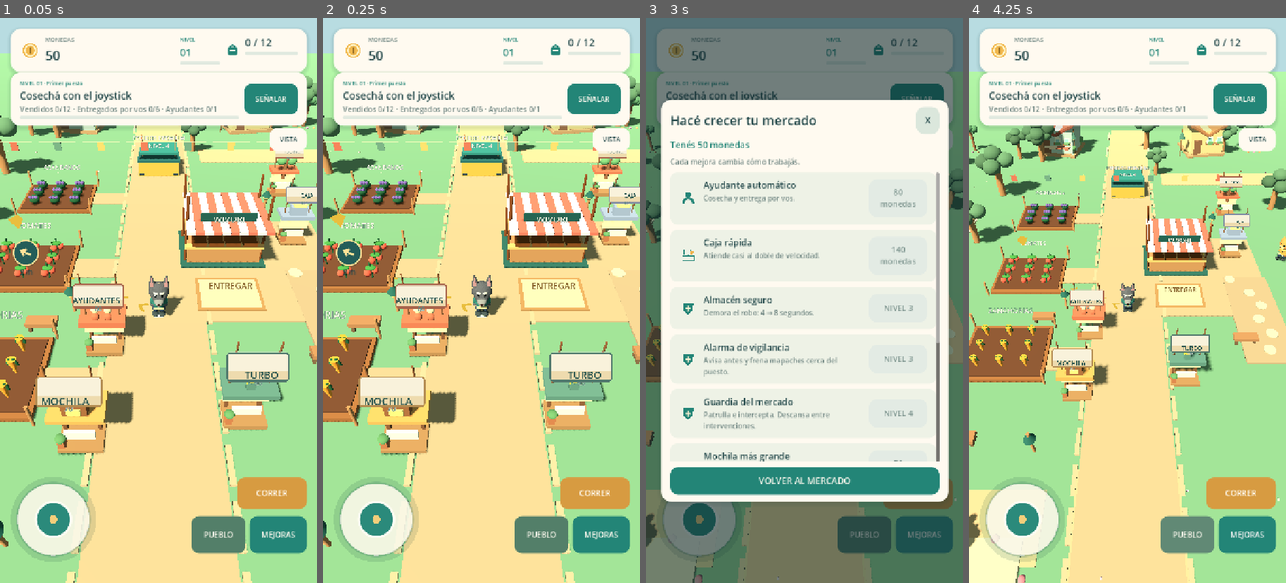
Above: before the commit, frames 1-4 (left to right).
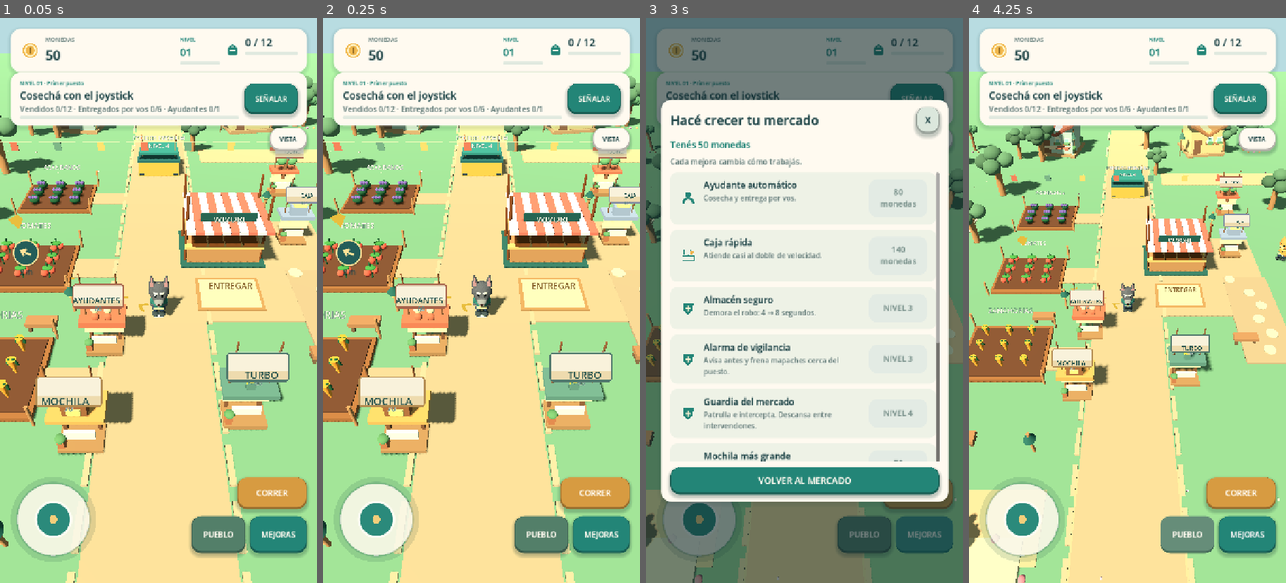
Above: after the commit, the same moments.

Repository: alejandropemamartinez-crypto/WivoriTrails
Game: Godot game, scene res://Main.tscn
The game is run twice, just before and just after one commit, with the same random seed, the same clock (stepped at 60 frames per second) and the same inputs.
Inputs:
- Up to frame 1 (0.05 s): no input
- Up to frame 2 (0.25 s): no input
- Up to frame 3 (3 s): click "SEÑALAR" at 0.5 s; click "VISTA" at 1.25 s; click "CORRER" at 2 s; click "MEJORAS" at 2.75 s
- Up to frame 4 (4.25 s): click "PUEBLO" at 3.5 s

The runs differ from the first frame. In frame 1, 2.5% of the frame differs, in the area x 6-98%, y 3-96%; in frame 2, 2.5%; in frame 3, 4.8%, in the area x 6-97%, y 3-95%; in frame 4, 2.2%.

Commit message:
Connect animated frightened rabbit raid alert and polished raised mobile UI buttons/fonts

Diff:
--- a/scripts/hud.gd
+++ b/scripts/hud.gd
@@ -2,6 +2,7 @@
 
 const IconScript=preload("res://scripts/ui_icon.gd")
 const TouchButtonScript=preload("res://scripts/touch_button.gd")
+const RabbitWarning=preload("res://scripts/rabbit_warning.gd")
 const INK=Color("#24494b")
 const MUTED=Color("#718783")
 const PAPER=Color("#fffaf0")
@@ -41,12 +42,15 @@
 var status_row: HBoxContainer
 var view_button: Button
 var footer_panel: PanelContainer
+var rabbit_banner: RabbitWarningBanner
 
 func label(text_: String, size_: int, color_: Color=INK) -> Label:
 	var node := Label.new()
 	node.text=text_
 	node.add_theme_font_size_override("font_size",size_)
 	node.add_theme_color_override("font_color",color_)
+	node.add_theme_color_override("font_shadow_color",Color(1,1,1,.31))
+	node.add_theme_constant_override("shadow_offset_y",1)
 	node.mouse_filter=Control.MOUSE_FILTER_IGNORE
 	return node
 
@@ -80,9 +84,18 @@
 	node.add_theme_color_override("font_hover_color",PAPER)
 	node.add_theme_color_override("font_pressed_color",PAPER)
 	node.add_theme_color_override("font_disabled_color",Color("#7f9690"))
-	node.add_theme_stylebox_override("normal",style(color_,18))
-	node.add_theme_stylebox_override("hover",style(color_.lightened(.08),18))
-	node.add_theme_stylebox_override("pressed",style(color_.darkened(.12),18))
+	var normal:=style(color_,21)
+	normal.border_color=color_.darkened(.30)
+	normal.border_width_bottom=5; normal.border_width_left=2; normal.border_width_right=2
+	normal.shadow_color=Color(.06,.19,.18,.24)
+	normal.shadow_size=8; normal.shadow_offset=Vector2(0,5)
+	var hover:=style(color_.lightened(.11),21)
+	hover.border_color=color_.darkened(.16);hover.border_width_bottom=5
+	var pressed:=style(color_.darkened(.11),21)
+	pressed.border_color=color_.darkened(.29);pressed.border_width_bottom=2
+	node.add_theme_stylebox_override("normal",normal)
+	node.add_theme_stylebox_override("hover",hover)
+	node.add_theme_stylebox_override("pressed",pressed)
 	node.add_theme_stylebox_override("disabled",style(Color("#e3ebe4"),18))
 	node.add_theme_stylebox_override("focus",StyleBoxEmpty.new())
 	node.mouse_default_cursor_shape=Control.CURSOR_POINTING_HAND
@@ -112,7 +125,10 @@
 	name="Interfaz móvil"
 	root=Control.new(); root.set_anchors_and_offsets_preset(Control.PRESET_FULL_RECT)
 	var ui_theme := Theme.new()
-	ui_theme.default_font=ThemeDB.fallback_font.duplicate()
+	var playful:=FontVariation.new()
+	playful.base_font=ThemeDB.fallback_font
+	playful.variation_embolden=.45
+	ui_theme.default_font=playful
 	root.theme=ui_theme
 	root.mouse_filter=Control.MOUSE_FILTER_IGNORE; add_child(root)
 
@@ -225,6 +241,8 @@
 	wayfinder=load("res://scripts/wayfinder.gd").new(); wayfinder.g=g
 	root.add_child(wayfinder); wayfinder.set_anchors_and_offsets_preset(Control.PRESET_FULL_RECT)
 	build_shop()
+	rabbit_banner=RabbitWarning.new()
+	root.add_child(rabbit_banner)
 	# The emergency interception control must win hit-testing over any nearby
 	# contextual purchase panels when several UI elements overlap.
 	root.move_child(intercept_button,root.get_child_count()-1)
@@ -428,7 +446,13 @@
 	guide_button.modulate=Color("#ffe3a2") if objective.get("ready",false) else Color.WHITE
 	wayfinder.objective=objective
 	var alert: Dictionary=g.director.alert()
-	alert_panel.visible=not alert.is_empty() and not g.shop_panel.visible and not city_mode
+	var raid_phase: String=""
+	if not city_mode and not g.shop_panel.visible:
+		if g.run.warning>0:raid_phase="warning"
+		if not g.run.threat().is_empty():
+			raid_phase="escape" if g.run.threat()["state"]=="escape" else "approach"
+	rabbit_banner.sync_state(raid_phase)
+	alert_panel.visible=not alert.is_empty() and raid_phase.is_empty() and not g.shop_panel.visible and not city_mode
 	if not alert.is_empty():
 		alert_title.text=alert["title"]; alert_detail.text=alert["detail"]; alert_button.text=alert["button"]
 		alert_title.add_theme_color_override("font_color",alert["color"])
